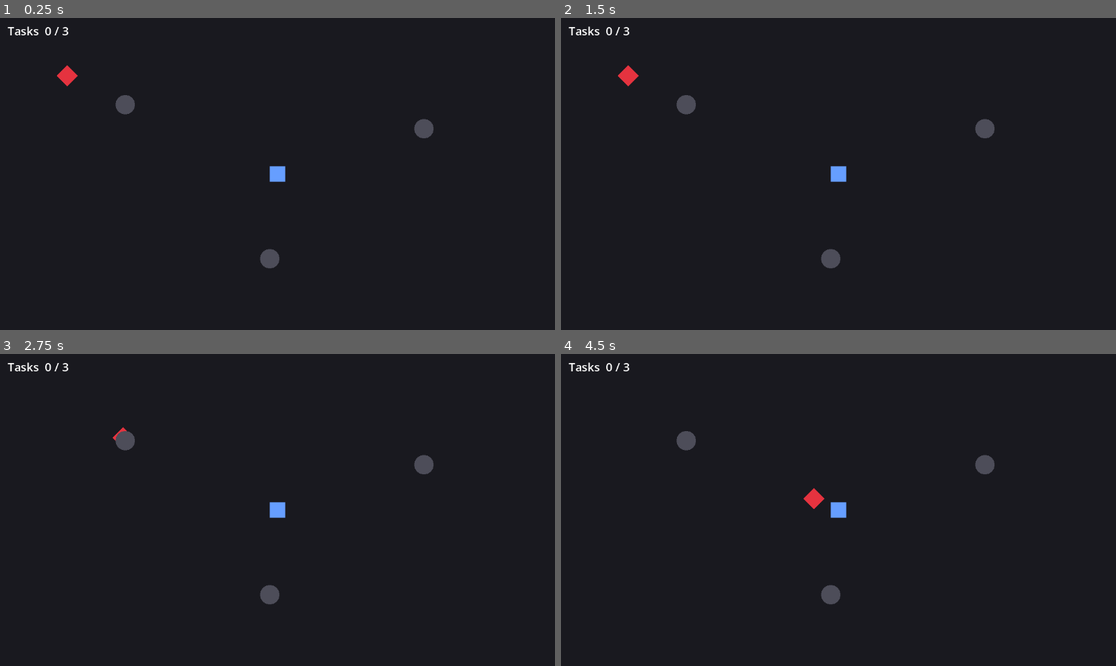
Above: before the commit, frames 1-4 (two rows, left to right).
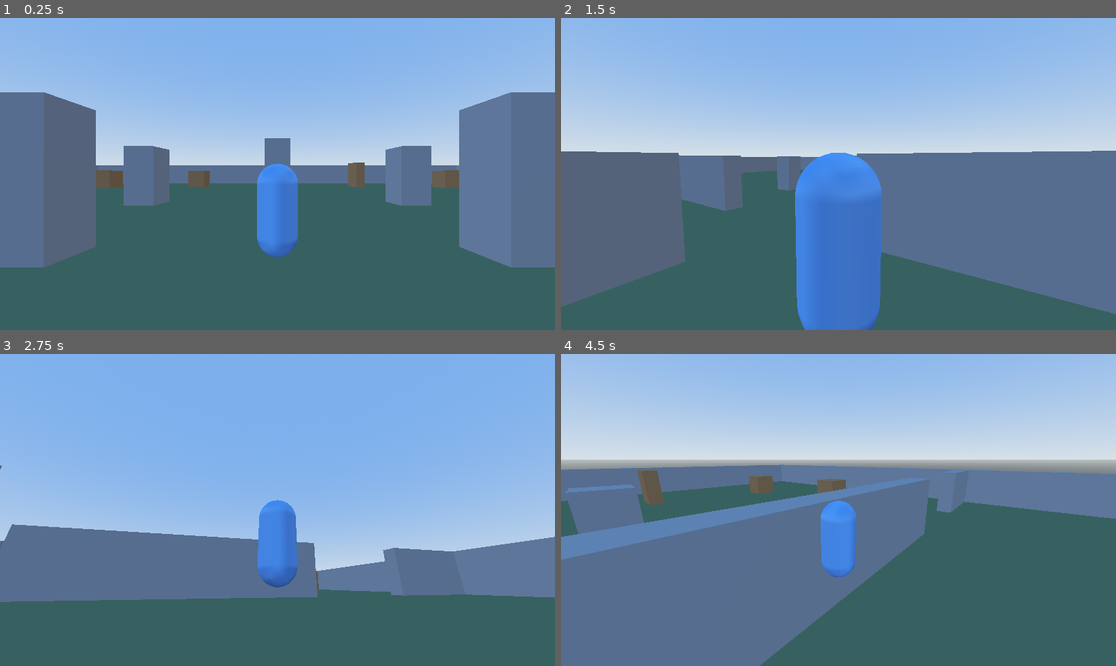
Above: after the commit, the same moments.

Repository: Rorky47/Guilty-Hands
Game: Godot game, scene res://Main3D.tscn
The game is run twice, just before and just after one commit, with the same random seed, the same clock (stepped at 60 frames per second) and the same inputs. Before the commit the project starts from res://Main.tscn.
Inputs (mouse positions are in pixels of both pictures, inside the frame that each line leads up to):
- Up to frame 1 (0.25 s): no input
- Up to frame 2 (1.5 s): tap Enter (ui_accept) at 0.5 s; move the mouse to (960, 158) at 0.52 s; hold D (move_right, bound only after the commit) 0.53-1.28 s; hold Shift (sprint, bound only after the commit) 0.53-1.28 s; click (960, 158) at 0.67 s; tap Space (jump, bound only after the commit) at 0.77, 0.8, 1.07, 1.35 s; move the mouse to (727, 189) at 1.27 s; hold S (move_back, bound only after the commit) from 1.28 s (still down); click (727, 189) at 1.42 s
- Up to frame 3 (2.75 s): tap Space (jump, bound only after the commit) at 1.52, 1.82, 2.3 s; tap Shift (sprint, bound only after the commit) at 1.55 s; move the mouse to (333, 441) at 2.02 s; release S (move_back, bound only after the commit) at 2.03 s; hold D (move_right, bound only after the commit) from 2.03 s (still down); hold Shift (sprint, bound only after the commit) from 2.03 s (still down); click (333, 441) at 2.17 s
- Up to frame 4 (4.5 s): move the mouse to (810, 572) at 2.77 s; release D (move_right, bound only after the commit) at 2.78 s; release Shift (sprint, bound only after the commit) at 2.78 s; hold W (move_forward, bound only after the commit) 2.78-3.53 s; tap Shift (sprint, bound only after the commit) at 2.85, 4.35 s; click (810, 572) at 2.92 s; tap Space (jump, bound only after the commit) at 3.02, 3.32, 3.6, 3.77, 4.07 s; move the mouse to (1005, 556) at 3.52 s; hold A (move_left, bound only after the commit) from 3.53 s (still down); click (1005, 556) at 3.67 s; tap Escape (ui_cancel) at 4.15 s; move the mouse to (672, 463) at 4.27 s; click (672, 463) at 4.42 s

The runs differ from the first frame. In frame 1, 100% of the frame differs, in the area x 0-100%, y 0-100%; in frame 2, 100%; in frame 3, 100%; in frame 4, 100%.

Commit message:
Add 3D foundation: low-poly level + third-person controller
Start the 3D rebuild (PEAK-style low-poly, placeholder primitives only).

- Main3D.tscn (new main scene): boxed ground, an outer arena with a
  4-room layout split by dividers with multiple doorways (loopable routes
  for a chase), crate/pillar cover, a WorldEnvironment with procedural sky
  + sky ambient, and a shadow-casting DirectionalLight3D.
- player3d.tscn / player3d.gd: CharacterBody3D with capsule mesh+collision,
  a SpringArm3D third-person camera (wall-aware, excludes the body),
  camera-relative WASD, mouse-look, gravity, Space jump, Shift sprint.
  Mouse captured on start, Esc frees it, click recaptures.
  move_speed / jump_velocity / mouse_sensitivity exported.
- project.godot: main scene -> Main3D.tscn; added move_*/jump/sprint input
  actions (physical WASD/Space/Shift).

Verified headless: scene imports/runs clean, player rests on floor, camera
sits behind at head height, forward input moves camera-relative. Old 2D
files left untouched.

Co-Authored-By: Claude Opus 4.8 (1M context) <noreply@anthropic.com>

Diff:
--- /dev/null
+++ b/Main3D.tscn
@@ -0,0 +1,343 @@
+[gd_scene load_steps=11 format=3]
+
+[ext_resource type="PackedScene" path="res://player3d.tscn" id="1_player"]
+
+[sub_resource type="BoxMesh" id="BoxMesh_unit"]
+size = Vector3(1, 1, 1)
+
+[sub_resource type="BoxShape3D" id="BoxShape3D_unit"]
+size = Vector3(1, 1, 1)
+
+[sub_resource type="StandardMaterial3D" id="mat_ground"]
+albedo_color = Color(0.35, 0.42, 0.3, 1)
+roughness = 1.0
+
+[sub_resource type="StandardMaterial3D" id="mat_wall"]
+albedo_color = Color(0.55, 0.56, 0.6, 1)
+roughness = 0.95
+
+[sub_resource type="StandardMaterial3D" id="mat_crate"]
+albedo_color = Color(0.6, 0.45, 0.3, 1)
+roughness = 0.95
+
+[sub_resource type="ProceduralSkyMaterial" id="sky_mat"]
+sky_top_color = Color(0.38, 0.55, 0.85, 1)
+sky_horizon_color = Color(0.72, 0.78, 0.82, 1)
+ground_bottom_color = Color(0.28, 0.3, 0.32, 1)
+ground_horizon_color = Color(0.6, 0.62, 0.62, 1)
+
+[sub_resource type="Sky" id="sky"]
+sky_material = SubResource("sky_mat")
+
+[sub_resource type="Environment" id="env"]
+background_mode = 2
+sky = SubResource("sky")
+ambient_light_source = 3
+ambient_light_energy = 1.0
+tonemap_mode = 2
+
+[node name="Main3D" type="Node3D"]
+
+[node name="WorldEnvironment" type="WorldEnvironment" parent="."]
+environment = SubResource("env")
+
+[node name="DirectionalLight3D" type="DirectionalLight3D" parent="."]
+transform = Transform3D(0.766044, 0, 0.642788, 0.492404, 0.642788, -0.586824, -0.413176, 0.766044, 0.492404, 0, 20, 0)
+shadow_enabled = true
+
+[node name="Ground" type="StaticBody3D" parent="."]
+transform = Transform3D(60, 0, 0, 0, 1, 0, 0, 0, 60, 0, -0.5, 0)
+
+[node name="Mesh" type="MeshInstance3D" parent="Ground"]
+mesh = SubResource("BoxMesh_unit")
+surface_material_override/0 = SubResource("mat_ground")
+
+[node name="Col" type="CollisionShape3D" parent="Ground"]
+shape = SubResource("BoxShape3D_unit")
+
+[node name="Walls" type="Node3D" parent="."]
+
+[node name="OuterN" type="StaticBody3D" parent="Walls"]
+transform = Transform3D(61, 0, 0, 0, 3, 0, 0, 0, 1, 0, 1.5, -30)
+
+[node name="Mesh" type="MeshInstance3D" parent="Walls/OuterN"]
+mesh = SubResource("BoxMesh_unit")
+surface_material_override/0 = SubResource("mat_wall")
+
+[node name="Col" type="CollisionShape3D" parent="Walls/OuterN"]
+shape = SubResource("BoxShape3D_unit")
+
+[node name="OuterS" type="StaticBody3D" parent="Walls"]
+transform = Transform3D(61, 0, 0, 0, 3, 0, 0, 0, 1, 0, 1.5, 30)
+
+[node name="Mesh" type="MeshInstance3D" parent="Walls/OuterS"]
+mesh = SubResource("BoxMesh_unit")
+surface_material_override/0 = SubResource("mat_wall")
+
+[node name="Col" type="CollisionShape3D" parent="Walls/OuterS"]
+shape = SubResource("BoxShape3D_unit")
+
+[node name="OuterE" type="StaticBody3D" parent="Walls"]
+transform = Transform3D(1, 0, 0, 0, 3, 0, 0, 0, 61, 30, 1.5, 0)
+
+[node name="Mesh" type="MeshInstance3D" parent="Walls/OuterE"]
+mesh = SubResource("BoxMesh_unit")
+surface_material_override/0 = SubResource("mat_wall")
+
+[node name="Col" type="CollisionShape3D" parent="Walls/OuterE"]
+shape = SubResource("BoxShape3D_unit")
+
+[node name="OuterW" type="StaticBody3D" parent="Walls"]
+transform = Transform3D(1, 0, 0, 0, 3, 0, 0, 0, 61, -30, 1.5, 0)
+
+[node name="Mesh" type="MeshInstance3D" parent="Walls/OuterW"]
+mesh = SubResource("BoxMesh_unit")
+surface_material_override/0 = SubResource("mat_wall")
+
+[node name="Col" type="CollisionShape3D" parent="Walls/OuterW"]
+shape = SubResource("BoxShape3D_unit")
+
+[node name="DivV1" type="StaticBody3D" parent="Walls"]
+transform = Transform3D(1, 0, 0, 0, 3, 0, 0, 0, 6, 0, 1.5, -27)
+
+[node name="Mesh" type="MeshInstance3D" parent="Walls/DivV1"]
+mesh = SubResource("BoxMesh_unit")
+surface_material_override/0 = SubResource("mat_wall")
+
+[node name="Col" type="CollisionShape3D" parent="Walls/DivV1"]
+shape = SubResource("BoxShape3D_unit")
+
+[node name="DivV2" type="StaticBody3D" parent="Walls"]
+transform = Transform3D(1, 0, 0, 0, 3, 0, 0, 0, 14, 0, 1.5, -11)
+
+[node name="Mesh" type="MeshInstance3D" parent="Walls/DivV2"]
+mesh = SubResource("BoxMesh_unit")
+surface_material_override/0 = SubResource("mat_wall")
+
+[node name="Col" type="CollisionShape3D" parent="Walls/DivV2"]
+shape = SubResource("BoxShape3D_unit")
+
+[node name="DivV3" type="StaticBody3D" parent="Walls"]
+transform = Transform3D(1, 0, 0, 0, 3, 0, 0, 0, 14, 0, 1.5, 11)
+
+[node name="Mesh" type="MeshInstance3D" parent="Walls/DivV3"]
+mesh = SubResource("BoxMesh_unit")
+surface_material_override/0 = SubResource("mat_wall")
+
+[node name="Col" type="CollisionShape3D" parent="Walls/DivV3"]
+shape = SubResource("BoxShape3D_unit")
+
+[node name="DivV4" type="StaticBody3D" parent="Walls"]
+transform = Transform3D(1, 0, 0, 0, 3, 0, 0, 0, 6, 0, 1.5, 27)
+
+[node name="Mesh" type="MeshInstance3D" parent="Walls/DivV4"]
+mesh = SubResource("BoxMesh_unit")
+surface_material_override/0 = SubResource("mat_wall")
+
+[node name="Col" type="CollisionShape3D" parent="Walls/DivV4"]
+shape = SubResource("BoxShape3D_unit")
+
+[node name="DivH1" type="StaticBody3D" parent="Walls"]
+transform = Transform3D(6, 0, 0, 0, 3, 0, 0, 0, 1, -27, 1.5, 0)
+
+[node name="Mesh" type="MeshInstance3D" parent="Walls/DivH1"]
+mesh = SubResource("BoxMesh_unit")
+surface_material_override/0 = SubResource("mat_wall")
+
+[node name="Col" type="CollisionShape3D" parent="Walls/DivH1"]
+shape = SubResource("BoxShape3D_unit")
+
+[node name="DivH2" type="StaticBody3D" parent="Walls"]
+transform = Transform3D(14, 0, 0, 0, 3, 0, 0, 0, 1, -11, 1.5, 0)
+
+[node name="Mesh" type="MeshInstance3D" parent="Walls/DivH2"]
+mesh = SubResource("BoxMesh_unit")
+surface_material_override/0 = SubResource("mat_wall")
+
+[node name="Col" type="CollisionShape3D" parent="Walls/DivH2"]
+shape = SubResource("BoxShape3D_unit")
+
+[node name="DivH3" type="StaticBody3D" parent="Walls"]
+transform = Transform3D(14, 0, 0, 0, 3, 0, 0, 0, 1, 11, 1.5, 0)
+
+[node name="Mesh" type="MeshInstance3D" parent="Walls/DivH3"]
+mesh = SubResource("BoxMesh_unit")
+surface_material_override/0 = SubResource("mat_wall")
+
+[node name="Col" type="CollisionShape3D" parent="Walls/DivH3"]
+shape = SubResource("BoxShape3D_unit")
+
+[node name="DivH4" type="StaticBody3D" parent="Walls"]
+transform = Transform3D(6, 0, 0, 0, 3, 0, 0, 0, 1, 27, 1.5, 0)
+
+[node name="Mesh" type="MeshInstance3D" parent="Walls/DivH4"]
+mesh = SubResource("BoxMesh_unit")
+surface_material_override/0 = SubResource("mat_wall")
+
+[node name="Col" type="CollisionShape3D" parent="Walls/DivH4"]
+shape = SubResource("BoxShape3D_unit")
+
+[node name="PillarNW" type="StaticBody3D" parent="Walls"]
+transform = Transform3D(1.5, 0, 0, 0, 3, 0, 0, 0, 1.5, -7, 1.5, -7)
+
+[node name="Mesh" type="MeshInstance3D" parent="Walls/PillarNW"]
+mesh = SubResource("BoxMesh_unit")
+surface_material_override/0 = SubResource("mat_wall")
+
+[node name="Col" type="CollisionShape3D" parent="Walls/PillarNW"]
+shape = SubResource("BoxShape3D_unit")
+
+[node name="PillarNE" type="StaticBody3D" parent="Walls"]
+transform = Transform3D(1.5, 0, 0, 0, 3, 0, 0, 0, 1.5, 7, 1.5, -7)
+
+[node name="Mesh" type="MeshInstance3D" parent="Walls/PillarNE"]
+mesh = SubResource("BoxMesh_unit")
+surface_material_override/0 = SubResource("mat_wall")
+
+[node name="Col" type="CollisionShape3D" parent="Walls/PillarNE"]
+shape = SubResource("BoxShape3D_unit")
+
+[node name="PillarSW" type="StaticBody3D" parent="Walls"]
+transform = Transform3D(1.5, 0, 0, 0, 3, 0, 0, 0, 1.5, -7, 1.5, 7)
+
+[node name="Mesh" type="MeshInstance3D" parent="Walls/PillarSW"]
+mesh = SubResource("BoxMesh_unit")
+surface_material_override/0 = SubResource("mat_wall")
+
+[node name="Col" type="CollisionShape3D" parent="Walls/PillarSW"]
+shape = SubResource("BoxShape3D_unit")
+
+[node name="PillarSE" type="StaticBody3D" parent="Walls"]
+transform = Transform3D(1.5, 0, 0, 0, 3, 0, 0, 0, 1.5, 7, 1.5, 7)
+
+[node name="Mesh" type="MeshInstance3D" parent="Walls/PillarSE"]
+mesh = SubResource("BoxMesh_unit")
+surface_material_override/0 = SubResource("mat_wall")
+
+[node name="Col" type="CollisionShape3D" parent="Walls/PillarSE"]
+shape = SubResource("BoxShape3D_unit")
+
+[node name="Cover" type="Node3D" parent="."]
+
+[node name="C1" type="StaticBody3D" parent="Cover"]
+transform = Transform3D(2, 0, 0, 0, 2, 0, 0, 0, 2, -20, 1, -20)
+
+[node name="Mesh" type="MeshInstance3D" parent="Cover/C1"]
+mesh = SubResource("BoxMesh_unit")
+surface_material_override/0 = SubResource("mat_crate")
+
+[node name="Col" type="CollisionShape3D" parent="Cover/C1"]
+shape = SubResource("BoxShape3D_unit")
+
+[node name="C2" type="StaticBody3D" parent="Cover"]
+transform = Transform3D(2, 0, 0, 0, 2, 0, 0, 0, 2, -10, 1, -22)
+
+[node name="Mesh" type="MeshInstance3D" parent="Cover/C2"]
+mesh = SubResource("BoxMesh_unit")
+surface_material_override/0 = SubResource("mat_crate")
+
+[node name="Col" type="CollisionShape3D" parent="Cover/C2"]
+shape = SubResource("BoxShape3D_unit")
+
+[node name="C3" type="StaticBody3D" parent="Cover"]
+transform = Transform3D(3, 0, 0, 0, 3, 0, 0, 0, 1, -22, 1.5, -10)
+
+[node name="Mesh" type="MeshInstance3D" parent="Cover/C3"]
+mesh = SubResource("BoxMesh_unit")
+surface_material_override/0 = SubResource("mat_crate")
+
+[node name="Col" type="CollisionShape3D" parent="Cover/C3"]
+shape = SubResource("BoxShape3D_unit")
+
+[node name="C4" type="StaticBody3D" parent="Cover"]
+transform = Transform3D(2, 0, 0, 0, 2, 0, 0, 0, 2, 20, 1, -20)
+
+[node name="Mesh" type="MeshInstance3D" parent="Cover/C4"]
+mesh = SubResource("BoxMesh_unit")
+surface_material_override/0 = SubResource("mat_crate")
+
+[node name="Col" type="CollisionShape3D" parent="Cover/C4"]
+shape = SubResource("BoxShape3D_unit")
+
+[node name="C5" type="StaticBody3D" parent="Cover"]
+transform = Transform3D(2, 0, 0, 0, 2, 0, 0, 0, 2, 22, 1, -10)
+
+[node name="Mesh" type="MeshInstance3D" parent="Cover/C5"]
+mesh = SubResource("BoxMesh_unit")
+surface_material_override/0 = SubResource("mat_crate")
+
+[node name="Col" type="CollisionShape3D" parent="Cover/C5"]
+shape = SubResource("BoxShape3D_unit")
+
+[node name="C6" type="StaticBody3D" parent="Cover"]
+transform = Transform3D(1, 0, 0, 0, 3, 0, 0, 0, 3, 10, 1.5, -22)
+
+[node name="Mesh" type="MeshInstance3D" parent="Cover/C6"]
+mesh = SubResource("BoxMesh_unit")
+surface_material_override/0 = SubResource("mat_crate")
+
+[node name="Col" type="CollisionShape3D" parent="Cover/C6"]
+shape = SubResource("BoxShape3D_unit")
+
+[node name="C7" type="StaticBody3D" parent="Cover"]
+transform = Transform3D(2, 0, 0, 0, 2, 0, 0, 0, 2, -20, 1, 20)
+
+[node name="Mesh" type="MeshInstance3D" parent="Cover/C7"]
+mesh = SubResource("BoxMesh_unit")
+surface_material_override/0 = SubResource("mat_crate")
+
+[node name="Col" type="CollisionShape3D" parent="Cover/C7"]
+shape = SubResource("BoxShape3D_unit")
+
+[node name="C8" type="StaticBody3D" parent="Cover"]
+transform = Transform3D(2, 0, 0, 0, 2, 0, 0, 0, 2, -22, 1, 10)
+
+[node name="Mesh" type="MeshInstance3D" parent="Cover/C8"]
+mesh = SubResource("BoxMesh_unit")
+surface_material_override/0 = SubResource("mat_crate")
+
+[node name="Col" type="CollisionShape3D" parent="Cover/C8"]
+shape = SubResource("BoxShape3D_unit")
+
+[node name="C9" type="StaticBody3D" parent="Cover"]
+transform = Transform3D(1, 0, 0, 0, 3, 0, 0, 0, 3, -10, 1.5, 22)
+
+[node name="Mesh" type="MeshInstance3D" parent="Cover/C9"]
+mesh = SubResource("BoxMesh_unit")
+surface_material_override/0 = SubResource("mat_crate")
+
+[node name="Col" type="CollisionShape3D" parent="Cover/C9"]
+shape = SubResource("BoxShape3D_unit")
+
+[node name="C10" type="StaticBody3D" parent="Cover"]
+transform = Transform3D(2, 0, 0, 0, 2, 0, 0, 0, 2, 20, 1, 20)
+
+[node name="Mesh" type="MeshInstance3D" parent="Cover/C10"]
+mesh = SubResource("BoxMesh_unit")
+surface_material_override/0 = SubResource("mat_crate")
+
+[node name="Col" type="CollisionShape3D" parent="Cover/C10"]
+shape = SubResource("BoxShape3D_unit")
+
+[node name="C11" type="StaticBody3D" parent="Cover"]
+transform = Transform3D(2, 0, 0, 0, 2, 0, 0, 0, 2, 10, 1, 22)
+
+[node name="Mesh" type="MeshInstance3D" parent="Cover/C11"]
+mesh = SubResource("BoxMesh_unit")
+surface_material_override/0 = SubResource("mat_crate")
+
+[node name="Col" type="CollisionShape3D" parent="Cover/C11"]
+shape = SubResource("BoxShape3D_unit")
+
+[node name="C12" type="StaticBody3D" parent="Cover"]
+transform = Transform3D(3, 0, 0, 0, 3, 0, 0, 0, 1, 22, 1.5, 10)
+
+[node name="Mesh" type="MeshInstance3D" parent="Cover/C12"]
+mesh = SubResource("BoxMesh_unit")
+surface_material_override/0 = SubResource("mat_crate")
+
+[node name="Col" type="CollisionShape3D" parent="Cover/C12"]
+shape = SubResource("BoxShape3D_unit")
+
+[node name="Player" parent="." instance=ExtResource("1_player")]
+transform = Transform3D(1, 0, 0, 0, 1, 0, 0, 0, 1, 0, 0.2, 0)
--- /dev/null
+++ b/player3d.gd
@@ -0,0 +1,73 @@
+extends CharacterBody3D
+## Third-person placeholder controller for the 3D rebuild.
+##
+## - WASD moves relative to where the camera (and body) is facing.
+## - Mouse rotates the body (yaw) and the spring arm (pitch) for mouse-look.
+## - Space jumps, gravity pulls down, Shift sprints.
+## - Mouse is captured on start; Esc frees it, click recaptures.
+##
+## The camera rides a SpringArm3D so it stays behind the player and slides in
+## when a wall would otherwise clip the view.
+
+@export var move_speed: float = 5.0
+@export var sprint_speed: float = 9.0
+@export var jump_velocity: float = 5.0
+@export var mouse_sensitivity: float = 0.0025
+
+## How far up/down mouse-look can pitch the camera, in degrees.
+@export var min_pitch: float = -70.0
+@export var max_pitch: float = 50.0
+
+@onready var spring_arm: SpringArm3D = $SpringArm3D
+
+# Project gravity (matches RigidBody/other physics), read once at startup.
+var _gravity: float = ProjectSettings.get_setting("physics/3d/default_gravity", 9.8)
+
+
+func _ready() -> void:
+	Input.mouse_mode = Input.MOUSE_MODE_CAPTURED
+	# Keep the camera arm from colliding with the player's own body.
+	spring_arm.add_excluded_object(get_rid())
+
+
+func _unhandled_input(event: InputEvent) -> void:
+	if event is InputEventMouseMotion and Input.mouse_mode == Input.MOUSE_MODE_CAPTURED:
+		# Horizontal mouse turns the whole body so movement stays camera-relative.
+		rotate_y(-event.relative.x * mouse_sensitivity)
+		# Vertical mouse only tilts the camera arm.
+		spring_arm.rotation.x -= event.relative.y * mouse_sensitivity
+		spring_arm.rotation.x = clampf(
+			spring_arm.rotation.x, deg_to_rad(min_pitch), deg_to_rad(max_pitch)
+		)
+	elif event.is_action_pressed("ui_cancel"):
+		Input.mouse_mode = Input.MOUSE_MODE_VISIBLE
+	elif (
+		event is InputEventMouseButton
+		and event.pressed
+		and Input.mouse_mode == Input.MOUSE_MODE_VISIBLE
+	):
+		Input.mouse_mode = Input.MOUSE_MODE_CAPTURED
+
+
+func _physics_process(delta: float) -> void:
+	if not is_on_floor():
+		velocity.y -= _gravity * delta
+
+	if Input.is_action_just_pressed("jump") and is_on_floor():
+		velocity.y = jump_velocity
+
+	# get_vector(neg_x, pos_x, neg_y, pos_y): forward maps to -Z (Godot's forward).
+	var input_dir: Vector2 = Input.get_vector(
+		"move_left", "move_right", "move_forward", "move_back"
+	)
+	var direction := (transform.basis * Vector3(input_dir.x, 0.0, input_dir.y)).normalized()
+
+	var speed: float = sprint_speed if Input.is_action_pressed("sprint") else move_speed
+	if direction:
+		velocity.x = direction.x * speed
+		velocity.z = direction.z * speed
+	else:
+		velocity.x = move_toward(velocity.x, 0.0, speed)
+		velocity.z = move_toward(velocity.z, 0.0, speed)
+
+	move_and_slide()
--- /dev/null
+++ b/player3d.tscn
@@ -0,0 +1,34 @@
+[gd_scene load_steps=5 format=3]
+
+[ext_resource type="Script" path="res://player3d.gd" id="1_player3d"]
+
+[sub_resource type="CapsuleShape3D" id="CapsuleShape3D_player"]
+radius = 0.4
+height = 1.8
+
+[sub_resource type="CapsuleMesh" id="CapsuleMesh_player"]
+radius = 0.4
+height = 1.8
+
+[sub_resource type="StandardMaterial3D" id="StandardMaterial3D_player"]
+albedo_color = Color(0.4, 0.62, 1, 1)
+roughness = 0.9
+
+[node name="Player" type="CharacterBody3D" groups=["player"]]
+script = ExtResource("1_player3d")
+
+[node name="CollisionShape3D" type="CollisionShape3D" parent="."]
+transform = Transform3D(1, 0, 0, 0, 1, 0, 0, 0, 1, 0, 0.9, 0)
+shape = SubResource("CapsuleShape3D_player")
+
+[node name="Mesh" type="MeshInstance3D" parent="."]
+transform = Transform3D(1, 0, 0, 0, 1, 0, 0, 0, 1, 0, 0.9, 0)
+mesh = SubResource("CapsuleMesh_player")
+surface_material_override/0 = SubResource("StandardMaterial3D_player")
+
+[node name="SpringArm3D" type="SpringArm3D" parent="."]
+transform = Transform3D(1, 0, 0, 0, 1, 0, 0, 0, 1, 0, 1.6, 0)
+spring_length = 4.5
+margin = 0.2
+
+[node name="Camera3D" type="Camera3D" parent="SpringArm3D"]
--- a/project.godot
+++ b/project.godot
@@ -15,8 +15,41 @@
 [application]
 
 config/name="Guilty Hands"
-run/main_scene="res://Main.tscn"
+run/main_scene="res://Main3D.tscn"
 config/features=PackedStringArray("4.7", "Forward Plus")
+
+[input]
+
+move_forward={
+"deadzone": 0.2,
+"events": [Object(InputEventKey,"resource_local_to_scene":false,"resource_name":"","device":-1,"window_id":0,"alt_pressed":false,"shift_pressed":false,"ctrl_pressed":false,"meta_pressed":false,"pressed":false,"keycode":0,"physical_keycode":87,"key_label":0,"unicode":0,"location":0,"echo":false,"script":null)
+]
+}
+move_back={
+"deadzone": 0.2,
+"events": [Object(InputEventKey,"resource_local_to_scene":false,"resource_name":"","device":-1,"window_id":0,"alt_pressed":false,"shift_pressed":false,"ctrl_pressed":false,"meta_pressed":false,"pressed":false,"keycode":0,"physical_keycode":83,"key_label":0,"unicode":0,"location":0,"echo":false,"script":null)
+]
+}
+move_left={
+"deadzone": 0.2,
+"events": [Object(InputEventKey,"resource_local_to_scene":false,"resource_name":"","device":-1,"window_id":0,"alt_pressed":false,"shift_pressed":false,"ctrl_pressed":false,"meta_pressed":false,"pressed":false,"keycode":0,"physical_keycode":65,"key_label":0,"unicode":0,"location":0,"echo":false,"script":null)
+]
+}
+move_right={
+"deadzone": 0.2,
+"events": [Object(InputEventKey,"resource_local_to_scene":false,"resource_name":"","device":-1,"window_id":0,"alt_pressed":false,"shift_pressed":false,"ctrl_pressed":false,"meta_pressed":false,"pressed":false,"keycode":0,"physical_keycode":68,"key_label":0,"unicode":0,"location":0,"echo":false,"script":null)
+]
+}
+jump={
+"deadzone": 0.2,
+"events": [Object(InputEventKey,"resource_local_to_scene":false,"resource_name":"","device":-1,"window_id":0,"alt_pressed":false,"shift_pressed":false,"ctrl_pressed":false,"meta_pressed":false,"pressed":false,"keycode":0,"physical_keycode":32,"key_label":0,"unicode":0,"location":0,"echo":false,"script":null)
+]
+}
+sprint={
+"deadzone": 0.2,
+"events": [Object(InputEventKey,"resource_local_to_scene":false,"resource_name":"","device":-1,"window_id":0,"alt_pressed":false,"shift_pressed":false,"ctrl_pressed":false,"meta_pressed":false,"pressed":false,"keycode":0,"physical_keycode":4194325,"key_label":0,"unicode":0,"location":0,"echo":false,"script":null)
+]
+}
 
 [rendering]
 
Not shown, added: monster.gd.uid
Not shown, added: player3d.gd.uid
